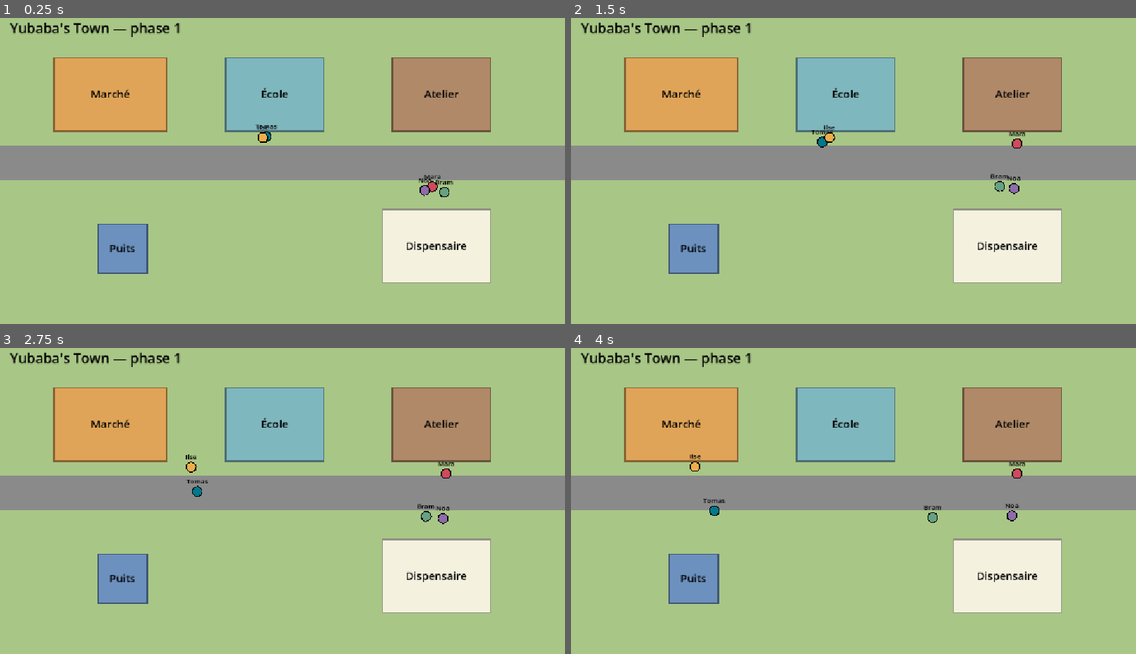
Above: before the commit, frames 1-4 (two rows, left to right).
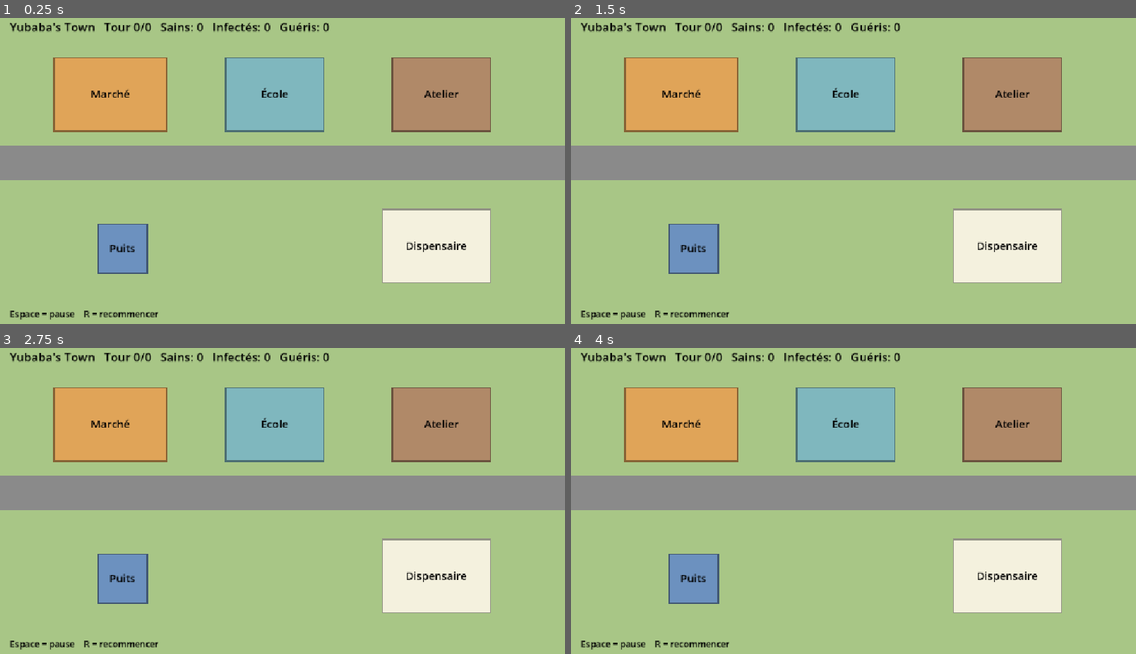
Above: after the commit, the same moments.

Repository: JuniorNG15/yubaba-s-town
Game: Godot game, scene res://main.tscn
Two runs of this game, one before a commit and one after it. Both use one fixed random seed, a clock stepped at 60 frames per second and the inputs below.
Inputs:
- Up to frame 1 (0.25 s): no input
- Up to frame 2 (1.5 s): tap Enter (ui_accept) at 0.5, 1.35 s; hold Enter (ui_accept) 0.53-1.28 s; tap R at 0.6 s
- Up to frame 3 (2.75 s): tap Enter (ui_accept) at 1.52, 1.82 s; tap R at 1.55, 2.1 s; hold Enter (ui_accept) from 2.03 s (still down)
- Up to frame 4 (4 s): release Enter (ui_accept) at 2.78 s; tap R at 2.85 s; tap Enter (ui_accept) at 3.02, 3.32 s; hold Enter (ui_accept) from 3.53 s (still down)

The runs differ from the first frame. In frame 1, 1.7% of the frame differs, in the area x 1-81%, y 1-99%; in frame 2, 1.7%; in frame 3, 1.7%; in frame 4, 1.7%.

Commit message:
Phase 2b : Godot rejoue les événements Python

Diff:
--- a/main.gd
+++ b/main.gd
@@ -1,14 +1,16 @@
 extends Node2D
+
+const FICHIER := "res://backend/events.jsonl"
+const SECONDES_PAR_TOUR := 1.5
+const COULEURS := {"S": Color("4caf50"), "I": Color("d62828"), "R": Color("3a86ff")}
 
 class Habitant:
 	var nom: String
 	var pos: Vector2
 	var cible: Vector2
-	var couleur: Color
-	var vitesse: float
-	var attente: float = 0.0
+	var etat: String = "S"
+	var vitesse: float = 600.0
 
-# zone = le bâtiment, entree = le point où les habitants viennent se placer
 var batiments := {
 	"Marché": {"zone": Rect2(110, 90, 230, 150), "entree": Vector2(225, 258), "couleur": Color("e0a458")},
 	"École": {"zone": Rect2(460, 90, 200, 150), "entree": Vector2(560, 258), "couleur": Color("7fb7be")},
@@ -17,53 +19,93 @@
 	"Puits": {"zone": Rect2(200, 430, 100, 100), "entree": Vector2(250, 358), "couleur": Color("6c91bf")},
 }
 
-var habitants: Array[Habitant] = []
+var habitants := {}
+var evenements_par_tour := {}
+var tour_max := 0
+var tour := 0
+var minuteur := 0.0
+var en_pause := false
 var police := ThemeDB.fallback_font
 
 
 func _ready() -> void:
 	randomize()
-	var noms := ["Mara", "Tomas", "Ilse", "Bram", "Noa"]
-	var couleurs := [Color("d1495b"), Color("00798c"), Color("edae49"), Color("66a182"), Color("8d6cab")]
-	for i in noms.size():
-		var h := Habitant.new()
-		h.nom = noms[i]
-		h.couleur = couleurs[i]
-		h.vitesse = randf_range(60.0, 110.0)
-		h.pos = _entree_au_hasard()
-		h.cible = h.pos
-		h.attente = randf_range(0.0, 2.0)
-		habitants.append(h)
+	charger()
+	appliquer_tour(0)
 
 
-func _entree_au_hasard() -> Vector2:
-	var nom = batiments.keys().pick_random()
-	var entree: Vector2 = batiments[nom]["entree"]
-	return entree + Vector2(randf_range(-25.0, 25.0), randf_range(-8.0, 8.0))
+func charger() -> void:
+	var f := FileAccess.open(FICHIER, FileAccess.READ)
+	if f == null:
+		push_error("Fichier introuvable : " + FICHIER + ". Lancez d'abord : python backend\\evenements.py")
+		return
+	while not f.eof_reached():
+		var ligne := f.get_line().strip_edges()
+		if ligne == "":
+			continue
+		var e = JSON.parse_string(ligne)
+		if e == null:
+			continue
+		var t := int(e["tour"])
+		if not evenements_par_tour.has(t):
+			evenements_par_tour[t] = []
+		evenements_par_tour[t].append(e)
+		tour_max = max(tour_max, t)
+
+
+func point_dans(lieu: String) -> Vector2:
+	var entree: Vector2 = batiments[lieu]["entree"]
+	return entree + Vector2(randf_range(-30.0, 30.0), randf_range(-10.0, 10.0))
+
+
+func appliquer_tour(t: int) -> void:
+	for e in evenements_par_tour.get(t, []):
+		match e["type"]:
+			"init":
+				var h := Habitant.new()
+				h.nom = e["habitant"]
+				h.etat = e["etat"]
+				h.pos = point_dans(e["lieu"])
+				h.cible = h.pos
+				habitants[h.nom] = h
+			"deplacement":
+				habitants[e["habitant"]].cible = point_dans(e["vers"])
+			"contamination":
+				habitants[e["habitant"]].etat = "I"
+			"guerison":
+				habitants[e["habitant"]].etat = "R"
+
+
+func redemarrer() -> void:
+	habitants.clear()
+	tour = 0
+	minuteur = 0.0
+	appliquer_tour(0)
+
+
+func _unhandled_input(event: InputEvent) -> void:
+	if event.is_action_pressed("ui_accept"):
+		en_pause = not en_pause
+	elif event is InputEventKey and event.pressed and event.keycode == KEY_R:
+		redemarrer()
 
 
 func _process(delta: float) -> void:
-	for h in habitants:
-		if h.attente > 0.0:
-			h.attente -= delta
-			if h.attente <= 0.0:
-				h.cible = _entree_au_hasard()
-		else:
+	if not en_pause:
+		minuteur += delta
+		if minuteur >= SECONDES_PAR_TOUR and tour < tour_max:
+			minuteur = 0.0
+			tour += 1
+			appliquer_tour(tour)
+		for h in habitants.values():
 			h.pos = h.pos.move_toward(h.cible, h.vitesse * delta)
-			if h.pos.is_equal_approx(h.cible):
-				h.attente = randf_range(1.0, 4.0)
 	queue_redraw()
 
 
 func _draw() -> void:
-	# Herbe et route
 	draw_rect(Rect2(0, 0, 1152, 648), Color("a8c686"))
 	draw_rect(Rect2(0, 270, 1152, 70), Color("8a8a8a"))
 
-	# Titre
-	draw_string(police, Vector2(20, 40), "Yubaba's Town — phase 1", HORIZONTAL_ALIGNMENT_LEFT, -1, 28, Color.BLACK)
-
-	# Bâtiments
 	for nom in batiments:
 		var zone: Rect2 = batiments[nom]["zone"]
 		var couleur: Color = batiments[nom]["couleur"]
@@ -71,8 +113,13 @@
 		draw_rect(zone, couleur.darkened(0.4), false, 3.0)
 		draw_string(police, Vector2(zone.position.x, zone.get_center().y + 7), nom, HORIZONTAL_ALIGNMENT_CENTER, zone.size.x, 22, Color.BLACK)
 
-	# Habitants
-	for h in habitants:
-		draw_circle(h.pos, 10.0, h.couleur)
-		draw_arc(h.pos, 10.0, 0.0, TAU, 24, Color.BLACK, 2.0)
-		draw_string(police, h.pos + Vector2(-30, -16), h.nom, HORIZONTAL_ALIGNMENT_CENTER, 60, 14, Color.BLACK)
+	var c := {"S": 0, "I": 0, "R": 0}
+	for h in habitants.values():
+		c[h.etat] += 1
+		draw_circle(h.pos, 11.0, COULEURS[h.etat])
+		draw_arc(h.pos, 11.0, 0.0, TAU, 24, Color.BLACK, 2.0)
+		draw_string(police, h.pos + Vector2(-30, -17), h.nom, HORIZONTAL_ALIGNMENT_CENTER, 60, 14, Color.BLACK)
+
+	var etat_txt := "Yubaba's Town   Tour %d/%d   Sains: %d   Infectés: %d   Guéris: %d" % [tour, tour_max, c["S"], c["I"], c["R"]]
+	draw_string(police, Vector2(20, 36), etat_txt, HORIZONTAL_ALIGNMENT_LEFT, -1, 24, Color.BLACK)
+	draw_string(police, Vector2(20, 620), "Espace = pause    R = recommencer", HORIZONTAL_ALIGNMENT_LEFT, -1, 18, Color.BLACK)
Not shown, changed: backend/evenements.py
